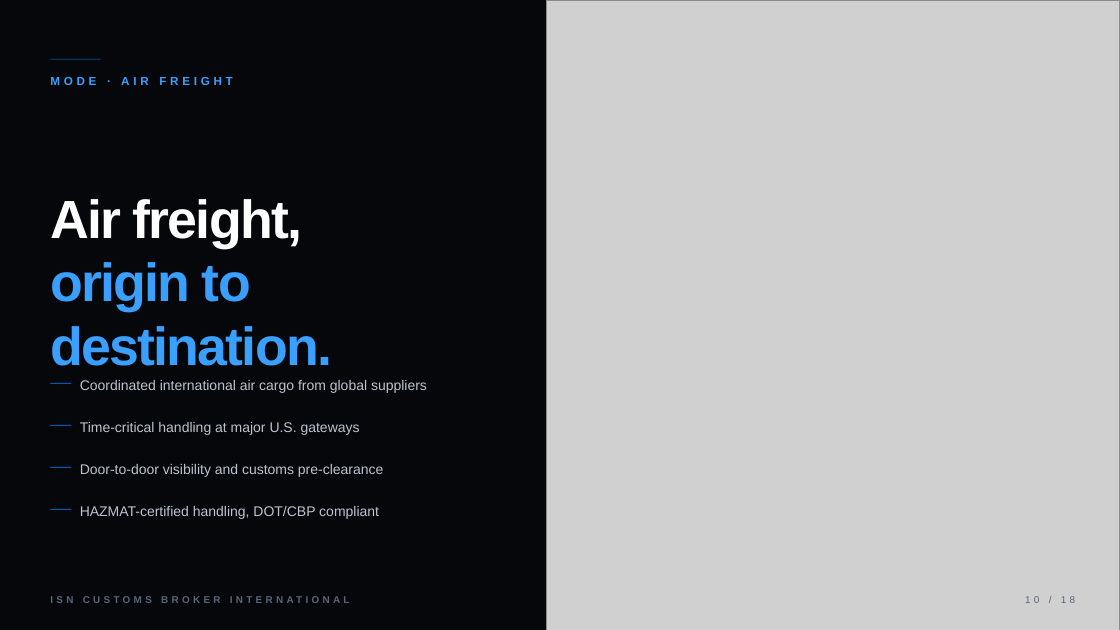
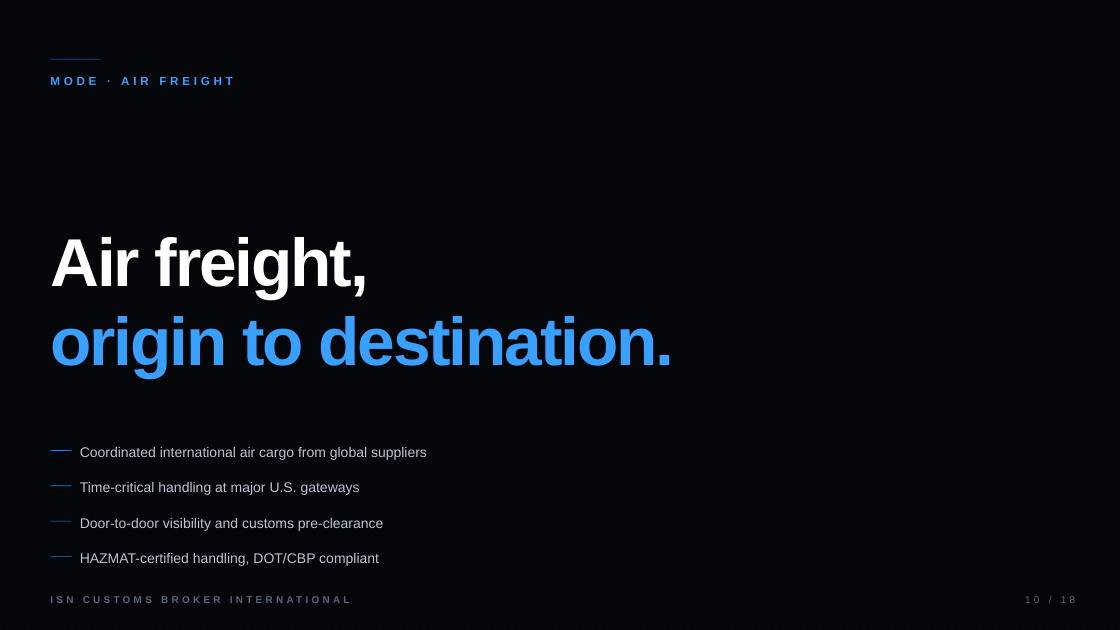
Before and after one commit to santiagorg1/Terra-Pods-Website, a slide deck: slide 10 of public/presentations/ISN-Customs-Brokerage-Deck.pptx. Drawn at 1120x630 pixels with LibreOffice and Linux fonts; fonts in the diff are those of the drawing; grey boxes stand for pictures; background and template pictures are left out; a plain dark background stands for a picture behind light text. Boxes give left, top, right and bottom in pixels: in the first picture for what was removed or moved away, otherwise in the second. Text is boxed around its words. In the diff, an @@ line names an element or a change of style, - is before the commit and + after.

```diff
--- a/public/presentations/ISN-Customs-Brokerage-Deck.pptx
+++ b/public/presentations/ISN-Customs-Brokerage-Deck.pptx
@@ background #FFFFFF to picture (left out) @@
@@ rectangle removed at [0,0,546,630] @@
@@ rectangle added at [0,0,1120,630], fill gradient #05070B @@
@@ picture removed at [546,0,1120,630] @@
@@ text "Air freight,": place and size @@
-text "Air freight," at [50,199,302,248]
+text "Air freight," at [50,237,369,299]
@@ text "Air freight," at [50,237,369,299]: size 46 to 58 pt, letter spacing -1.5 to -1.8 pt @@
@@ text "origin to destination." at [50,316,674,379]: size 46 to 58 pt, letter spacing -1.5 to -1.8 pt @@
@@ text "origin to destination.": place and size @@
-text "origin to destination." at [50,262,332,366]
+text "origin to destination." at [50,316,674,379]
@@ rectangle added at [0,378,1120,630], fill gradient #05070B @@
@@ text "Coordinated international air cargo from ...": place and size @@
-text "Coordinated international air cargo from ..." at [80,380,427,393]
+text "Coordinated international air cargo from ..." at [80,447,427,460]
@@ rectangle: place and size @@
-rectangle at [50,467,71,468]
+rectangle at [50,450,71,451]
@@ text "Time-critical handling at major U.S. ...": place and size @@
-text "Time-critical handling at major U.S. ..." at [80,422,360,435]
+text "Time-critical handling at major U.S. ..." at [80,482,360,495]
@@ rectangle: place and size @@
-rectangle at [50,425,71,426]
+rectangle at [50,486,71,486]
@@ text "Door-to-door visibility and customs pre-clearance": place and size @@
-text "Door-to-door visibility and customs pre-clearance" at [80,464,383,477]
+text "Door-to-door visibility and customs pre-clearance" at [80,518,383,531]
@@ rectangle: place and size @@
-rectangle at [50,509,71,510]
+rectangle at [50,521,71,522]
@@ rectangle: place and size @@
-rectangle at [50,383,71,384]
+rectangle at [50,556,71,557]
@@ text "HAZMAT-certified handling, DOT/CBP compliant": place and size @@
-text "HAZMAT-certified handling, DOT/CBP compliant" at [80,506,379,519]
+text "HAZMAT-certified handling, DOT/CBP compliant" at [80,553,379,566]
```
Also in this commit, not shown: 5 other slides changed.
